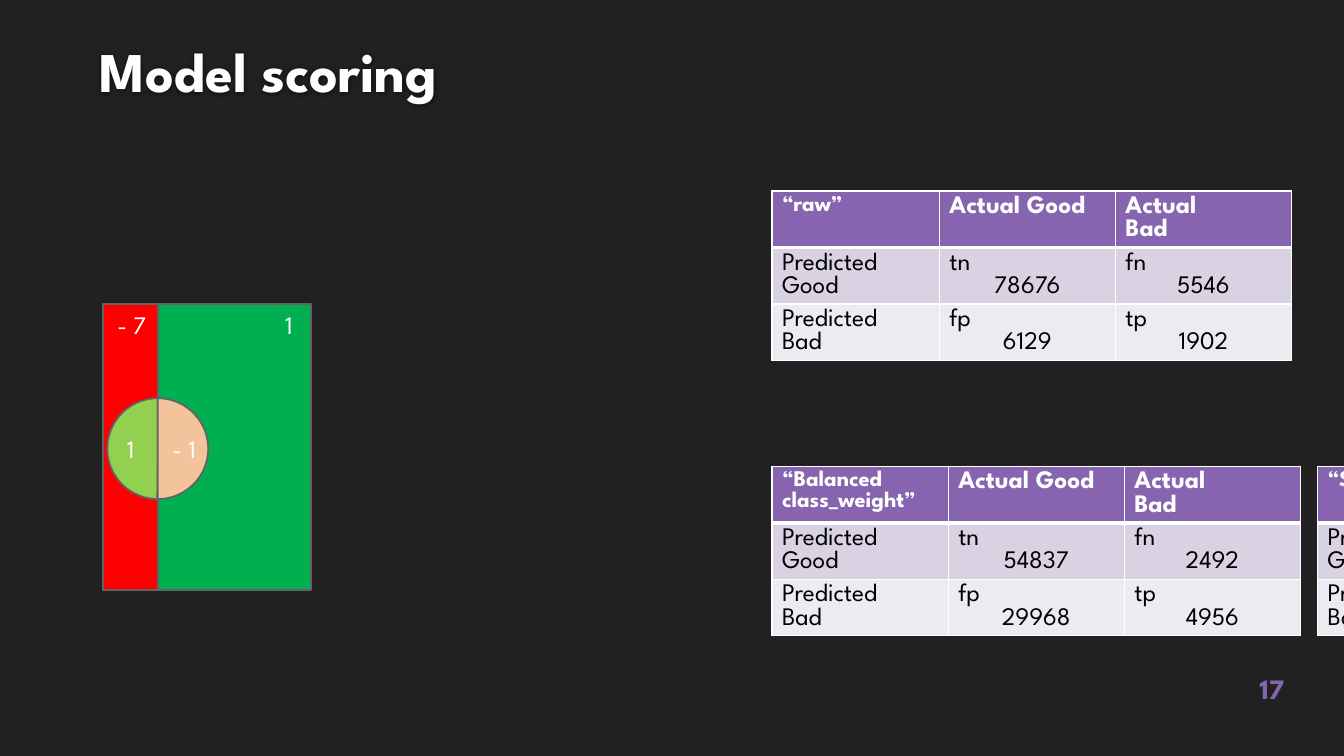
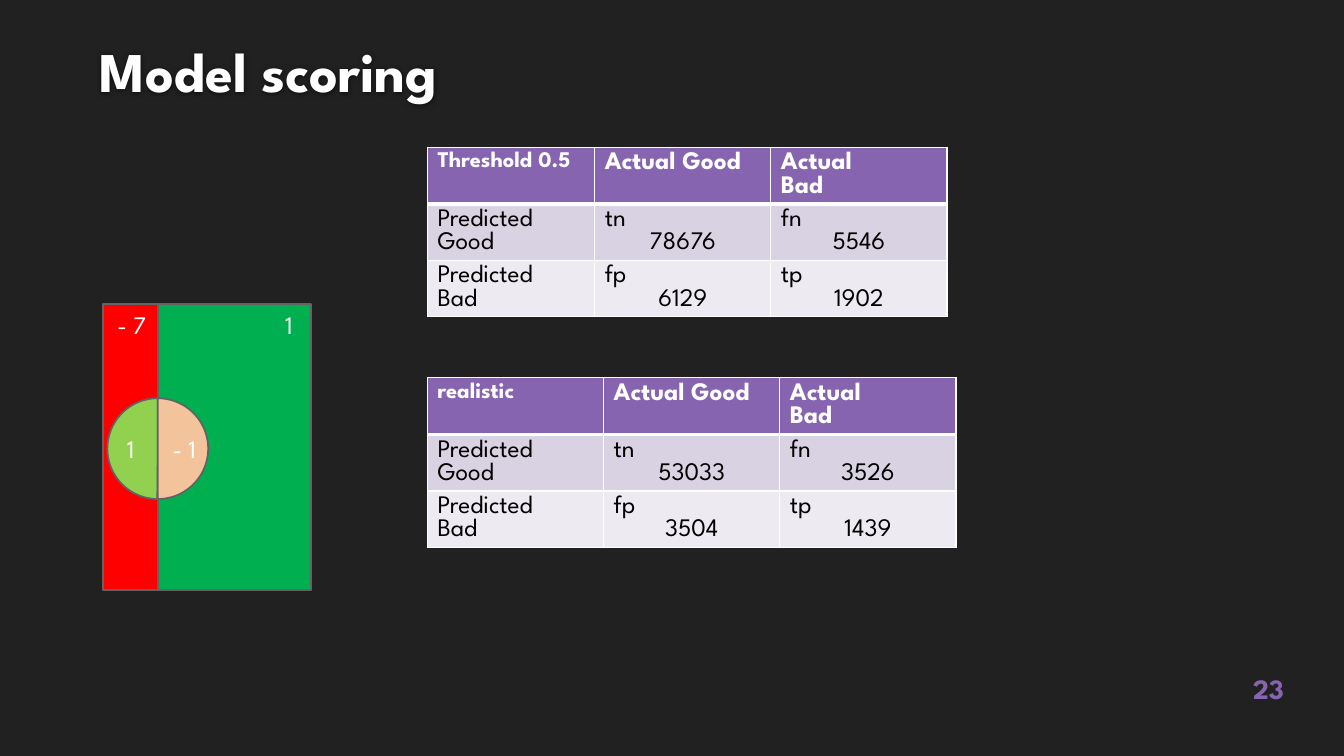
Before and after one commit to EtienneLardeur/P7_Scoring, a slide deck: slide 23 of P7_Support.pptx (slide 17 before the commit). Drawn at 1344x756 pixels with LibreOffice and Linux fonts; fonts in the diff are those of the drawing; background and template pictures are left out. Boxes give left, top, right and bottom in pixels: in the first picture for what was removed or moved away, otherwise in the second. Text is boxed around its words. In the diff, an @@ line names an element or a change of style, - is before the commit and + after.

```diff
--- a/P7_Support.pptx
+++ b/P7_Support.pptx
@@ table at (427,147,948,541) @@
-row 1, column 1: “raw”
+row 1, column 1: Threshold 0.5
@@ table: place and size @@
-table at (772,191,1293,630)
+table at (427,147,948,541)
@@ table at (427,378,957,590) @@
-row 1, column 1: “SMOTE”
+row 1, column 1: realistic
-row 2, column 2: tn / xx
+row 2, column 2: tn / 53033
-row 2, column 3: fn / xx
+row 2, column 3: fn / 3526
-row 3, column 2: fp / xx
+row 3, column 2: fp / 3504
-row 3, column 3: tp / xx
+row 3, column 3: tp / 1439
@@ table: place and size @@
-table at (1318,466,1344,678)
+table at (427,378,957,590)
@@ table removed at (772,466,1302,678), 3 rows, 3 columns @@
-“Balanced / class_weight” | Actual Good | Actual / Bad
-Predicted Good | tn / 54837 | fn / 2492
-Predicted / Bad | fp / 29968 | tp / 4956
@@ page number at (1253,680,1284,699): text changed @@
-17
+23
```
Also in this commit, not shown: 12 other slides changed, 9 slides added, 12 slides removed.
